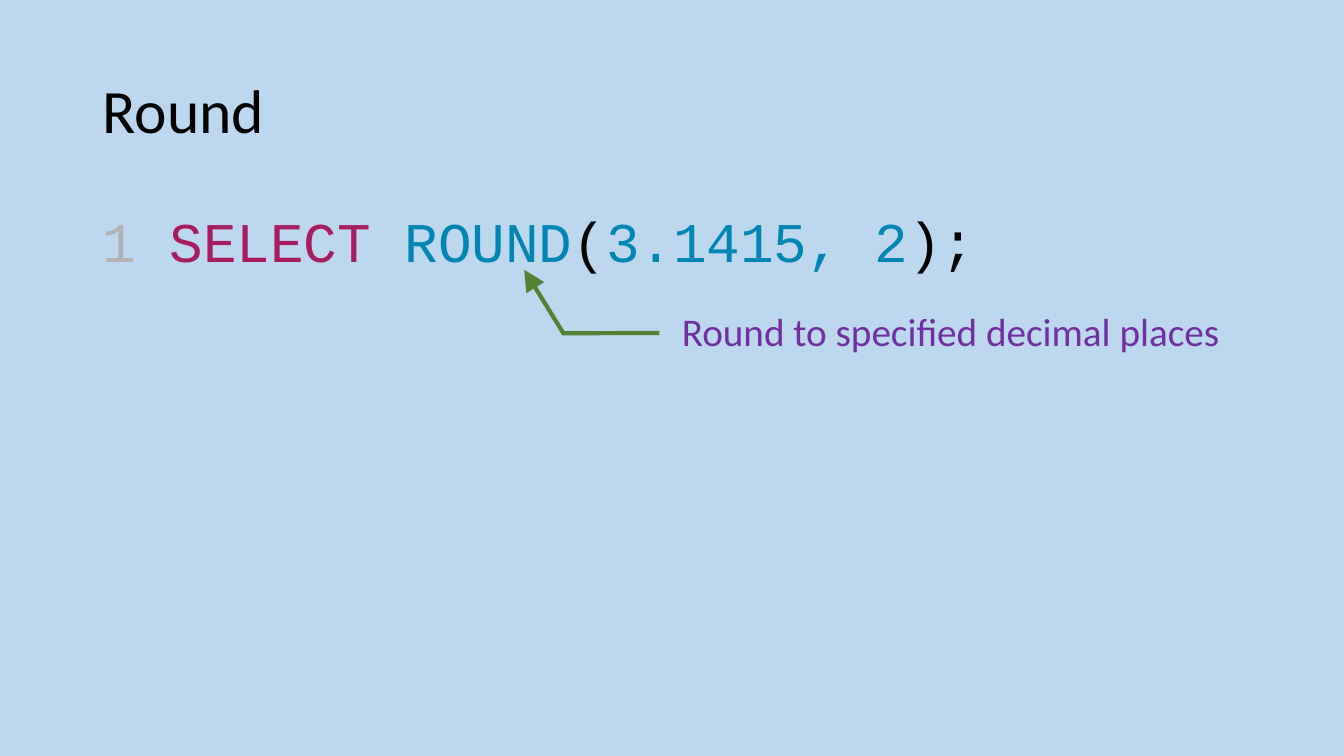
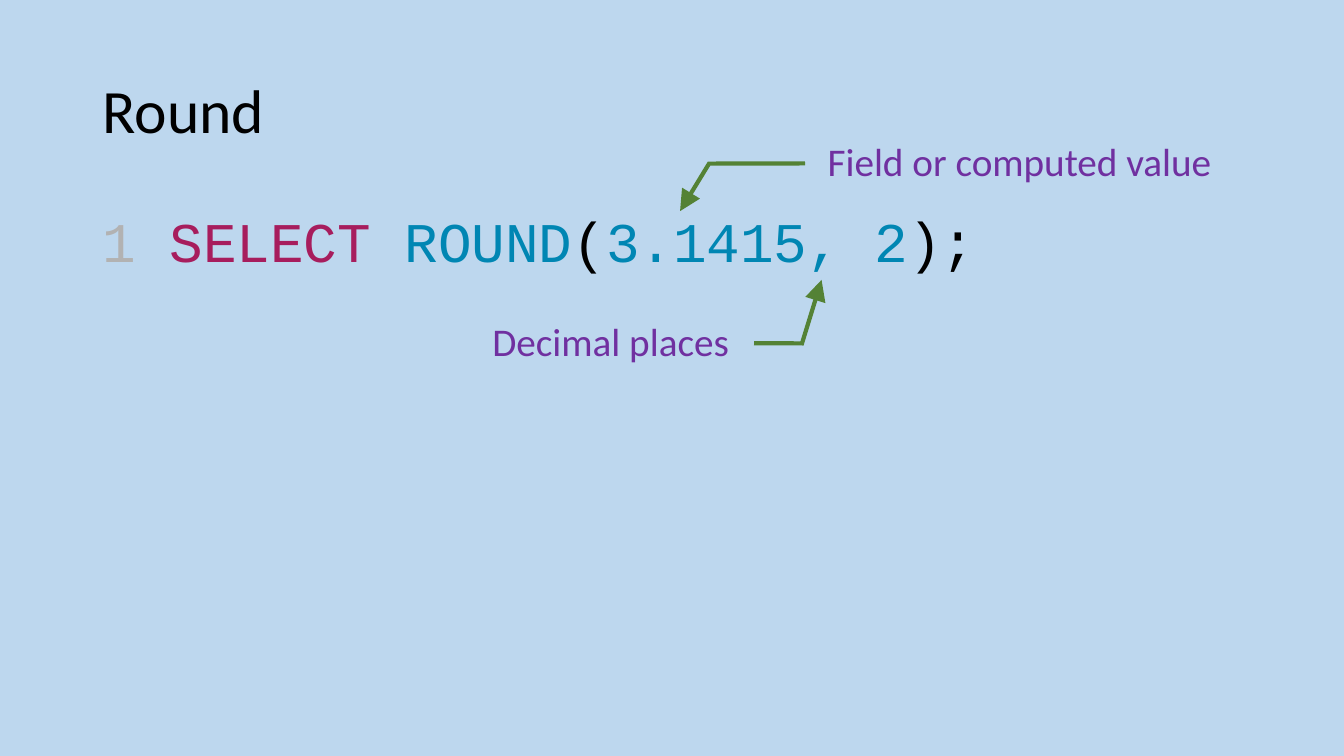
Before and after one commit to MrFriendCS/MrFriendCS.github.io, a slide deck: slide 55 of higher/ddd/H CS DDD Slides.pptx. Drawn at 1344x756 pixels with LibreOffice and Linux fonts; fonts in the diff are those of the drawing. Boxes give left, top, right and bottom in pixels: in the first picture for what was removed or moved away, otherwise in the second. Text is boxed around its words. In the diff, an @@ line names an element or a change of style, - is before the commit and + after.

```diff
--- a/higher/ddd/H CS DDD Slides.pptx
+++ b/higher/ddd/H CS DDD Slides.pptx
@@ callout added at (818,113,1344,208), outline #548235 3 pt, 28 pt, text #7030A0 @@
+Field or computed value
@@ callout "Decimal places": place and size @@
-callout "Decimal places" at (673,283,1235,378)
+callout "Decimal places" at (467,293,748,388)
@@ callout "Decimal places" at (467,293,748,388): mirrored @@
@@ text in callout at (492,329,729,363): text changed @@
-Round to specified decimal places
+Decimal places
```
Also in this commit, not shown: 1 other slide changed, 2 other files.
